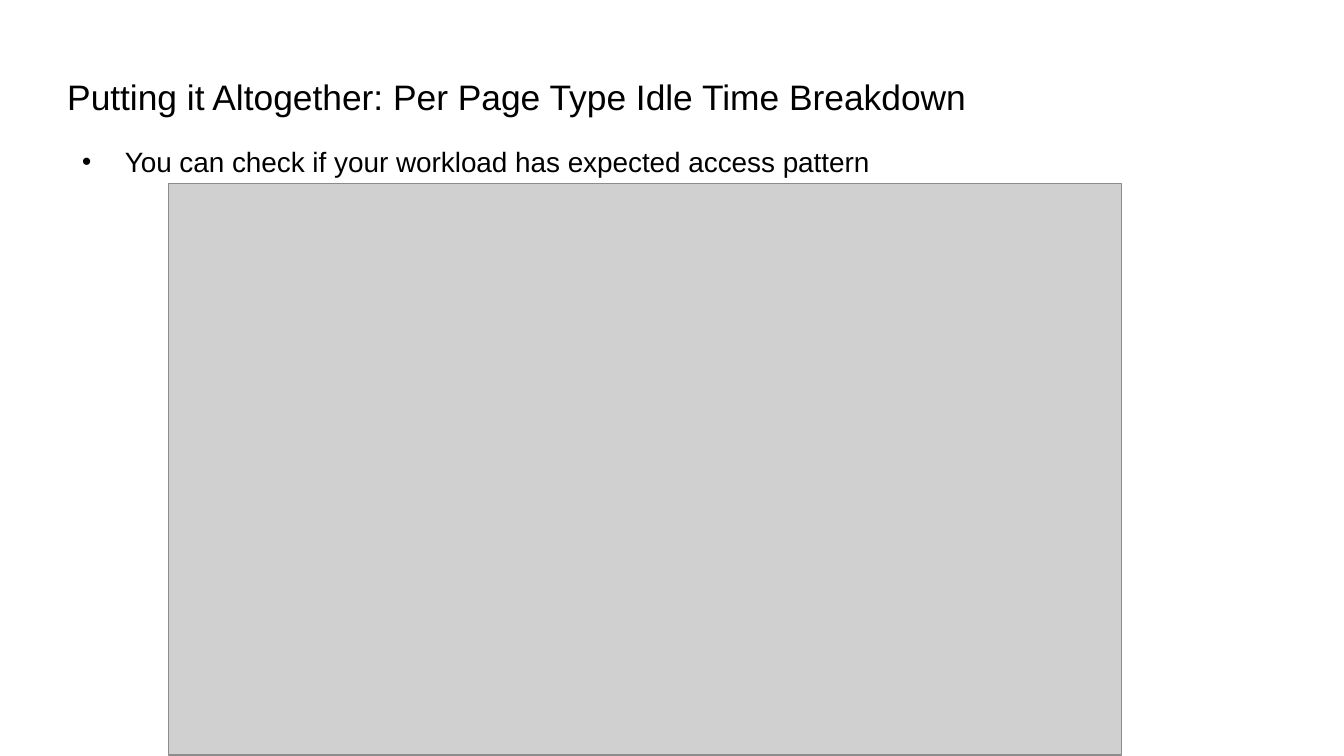
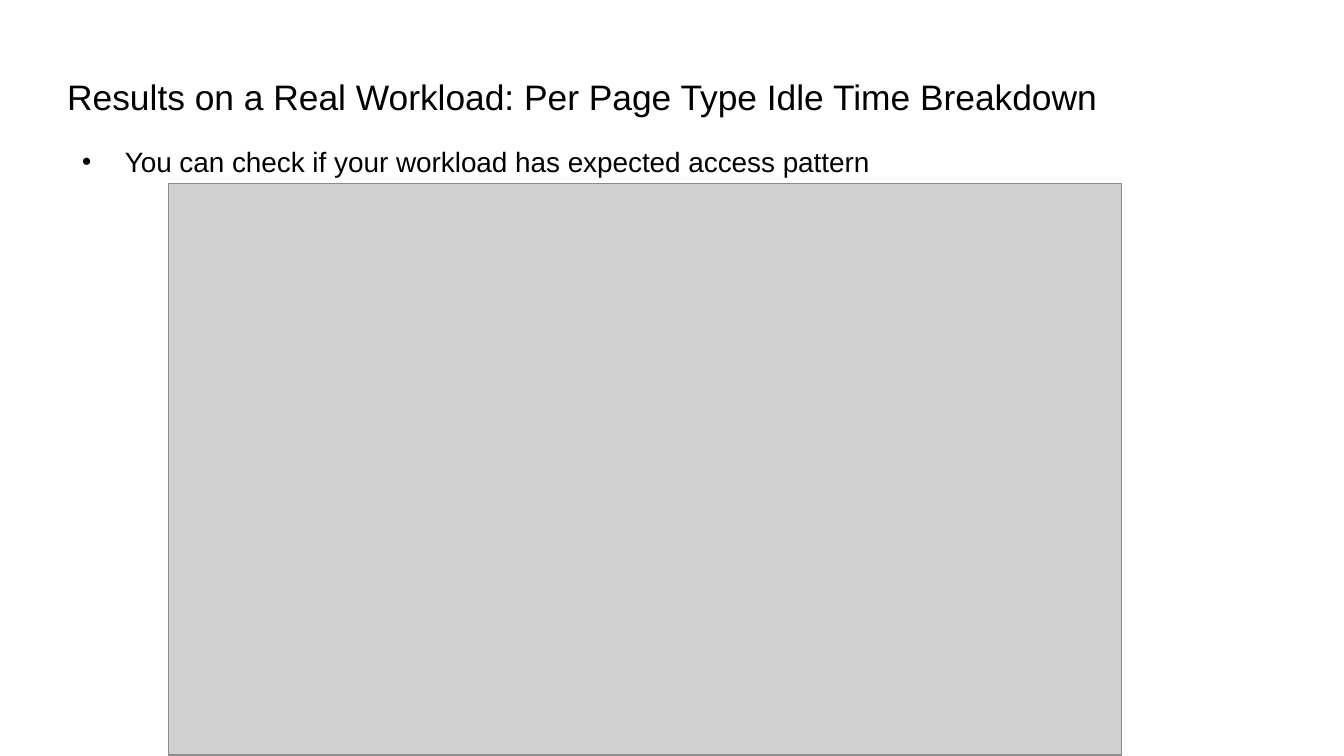
Before and after one commit to damonitor/talks, a slide deck: slide 56 of 2025/ossna/damon_ossna25.odp (slide 59 before the commit). Drawn at 1344x756 pixels with LibreOffice and Linux fonts; fonts in the diff are those of the drawing; grey boxes stand for pictures. Boxes give left, top, right and bottom in pixels: in the first picture for what was removed or moved away, otherwise in the second. Text is boxed around its words. In the diff, an @@ line names an element or a change of style, - is before the commit and + after.

```diff
--- a/2025/ossna/damon_ossna25.odp
+++ b/2025/ossna/damon_ossna25.odp
@@ title at (67, 84, 1097, 117): text changed @@
-Putting it Altogether: Per Page Type Idle Time Breakdown
+Results on a Real Workload: Per Page Type Idle Time Breakdown
```
Also in this commit, not shown: 17 other slides changed, 2 slides removed, 1 other file.
